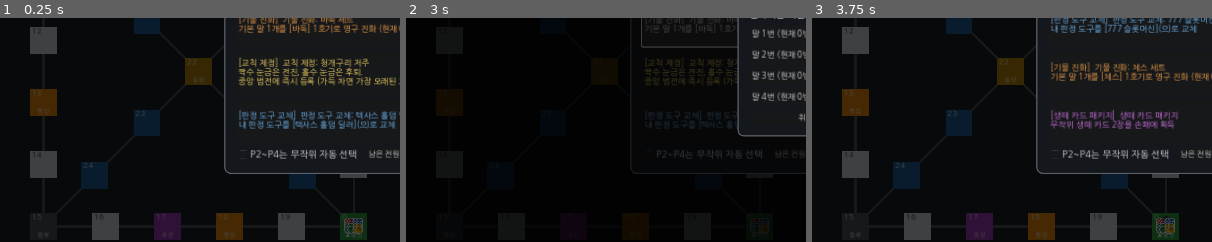
Above: before the commit, frames 1-3 (left to right).
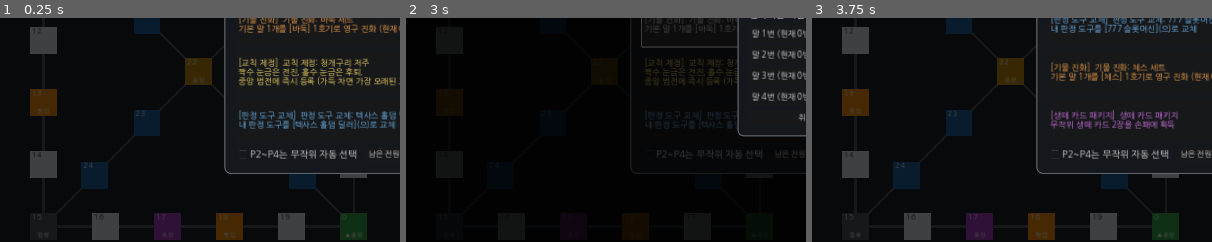
Above: after the commit, the same moments.

Repository: mayjohn66-cmd/TRG
Game: Godot game, scene res://scenes/main_board.tscn
The game is run twice, just before and just after one commit, with the same random seed, the same clock (stepped at 60 frames per second) and the same inputs.
Inputs:
- Up to frame 1 (0.25 s): no input
- Up to frame 2 (3 s): click "새 게임" at 0.5 s; click "새 게임" at 1.25 s; click "디버그 패널 토글 ▼" at 2 s; click "[기물 진화] 기물 진화: 바둑 세트 기본 말 1개를…" at 2.75 s
- Up to frame 3 (3.75 s): click "[교칙 제정] 교칙 제정: 청개구리 저주 짝수 눈금은…" at 3.5 s
The pictures show only the part of the screen within x 0-50%, y 39-89%; the shares and areas given below are measured in that part.

The runs differ from the first frame. In frame 1, 0.3% of the frame differs, in the area x 86-91%, y 89-97%; in frame 2, less than 0.1%; in frame 3, 0.3%.

Commit message:
출발 전 대기 말은 보드에 그리지 않고, 첫 걸음에 출발선에서 나타나 전진하도록 변경
Co-Authored-By: Claude Sonnet 5.5 <noreply@anthropic.com>
Claude-Session: https://claude.ai/code/session_01HvvTBBGdmqrXHkL2GAw3GJ

Diff:
--- a/scenes/main_board.gd
+++ b/scenes/main_board.gd
@@ -634,8 +634,9 @@
 			if running != null and running.is_valid():
 				running.kill()
 		view.position = _pawn_position(pawn)
-		# 완주한 말은 보드에서 치우고, 완주 현황은 오른쪽 패널의 미니 슬롯(●●○○)으로만 보여 준다.
-		view.visible = pawn.carrier == null and not pawn.is_finished
+		# 출발 전 대기 말과 완주한 말은 보드에 그리지 않는다. 대기 말은 첫 걸음을 뗄 때 출발선에서 나타나 전진하고,
+		# 완주 현황은 오른쪽 패널의 미니 슬롯(●●○○)과 [이동할 말] 버튼으로 확인한다.
+		view.visible = pawn.carrier == null and not pawn.is_finished and pawn.has_left_start
 		view.modulate = Color.WHITE
 		(view.get_node("Kind") as Label).text = PawnCatalog.letter(pawn.kind)
 		var badge_text: String = ""
@@ -694,6 +695,7 @@
 	var pawn: PlayerPawn = state.get_pawn(pawn_id)
 	if view == null or pawn == null:
 		return
+	view.visible = pawn.carrier == null and not pawn.is_finished
 	if view.has_meta("tween"):
 		var previous: Tween = view.get_meta("tween")
 		if previous != null and previous.is_valid():
